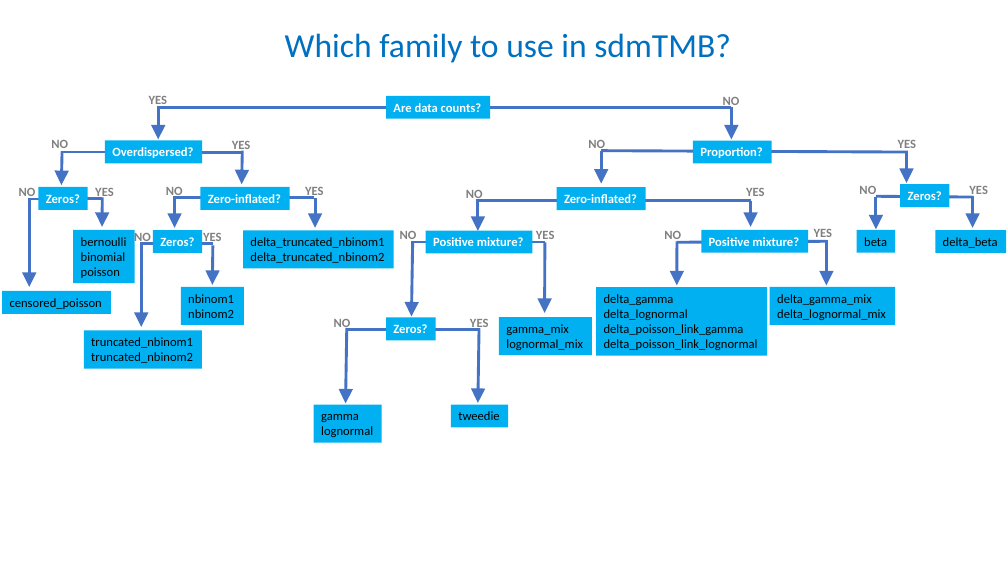
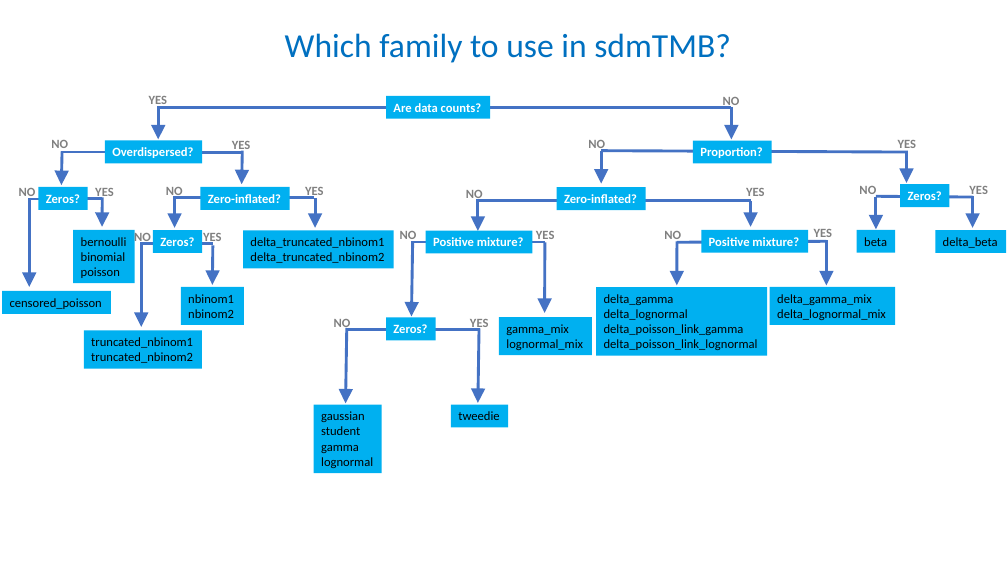
Before and after one commit to pbs-assess/sdmTMB-teaching, a slide deck: slide 1 of dfo-tesa-2023/images/family_diagram.pptx. Drawn at 1008x567 pixels with LibreOffice and Linux fonts; fonts in the diff are those of the drawing. Boxes give left, top, right and bottom in pixels: in the first picture for what was removed or moved away, otherwise in the second. Text is boxed around its words. In the diff, an @@ line names an element or a change of style, - is before the commit and + after.

```diff
--- a/dfo-tesa-2023/images/family_diagram.pptx
+++ b/dfo-tesa-2023/images/family_diagram.pptx
@@ rectangle "gaussian": place and size @@
-rectangle "gaussian" at <box>314,405,382,442</box>
+rectangle "gaussian" at <box>314,405,382,473</box>
@@ text in rectangle at <box>321,411,365,435</box>: paragraphs added @@
+gaussian
+student
```
Also in this commit, not shown: 1 other file.
